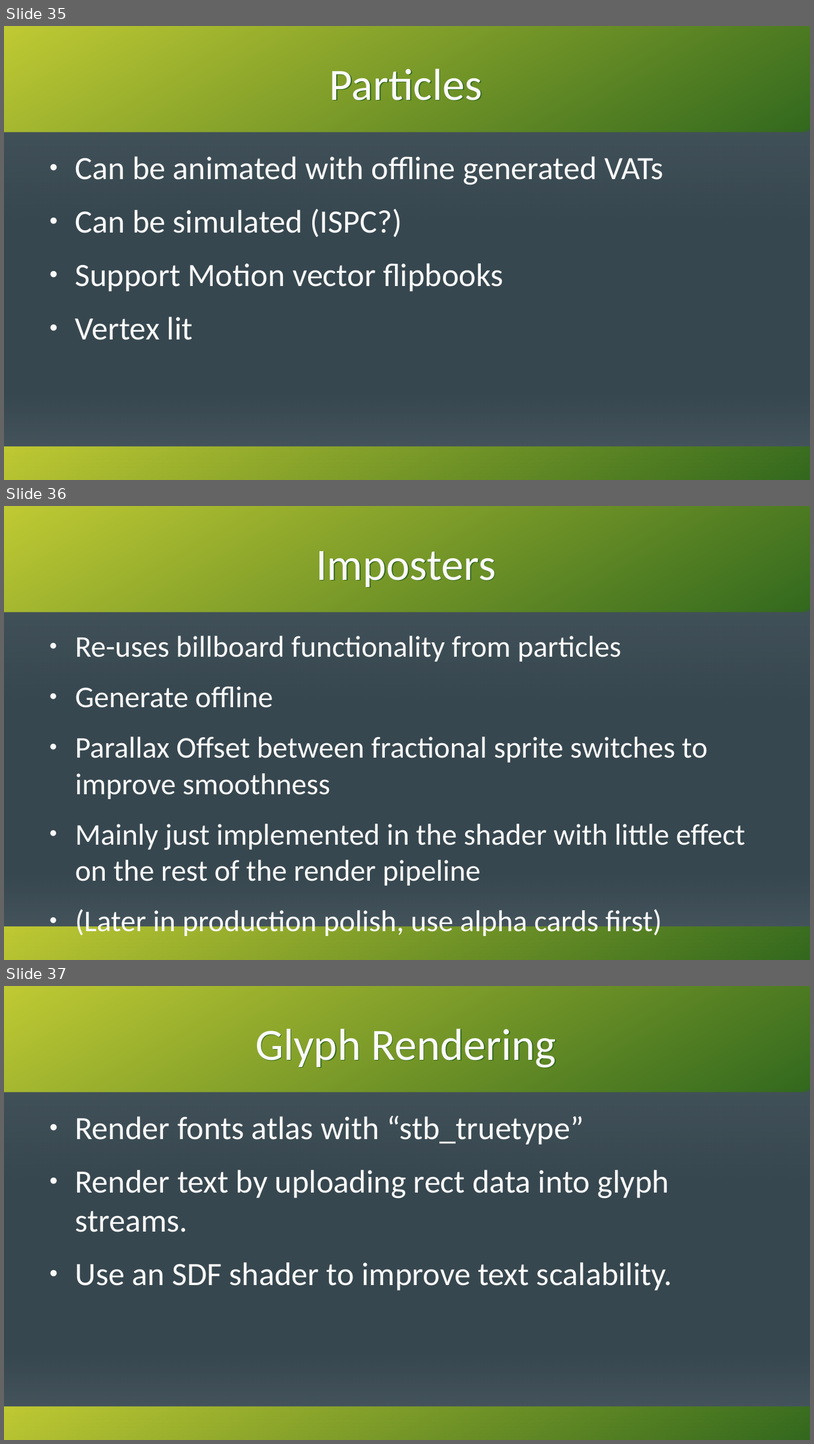
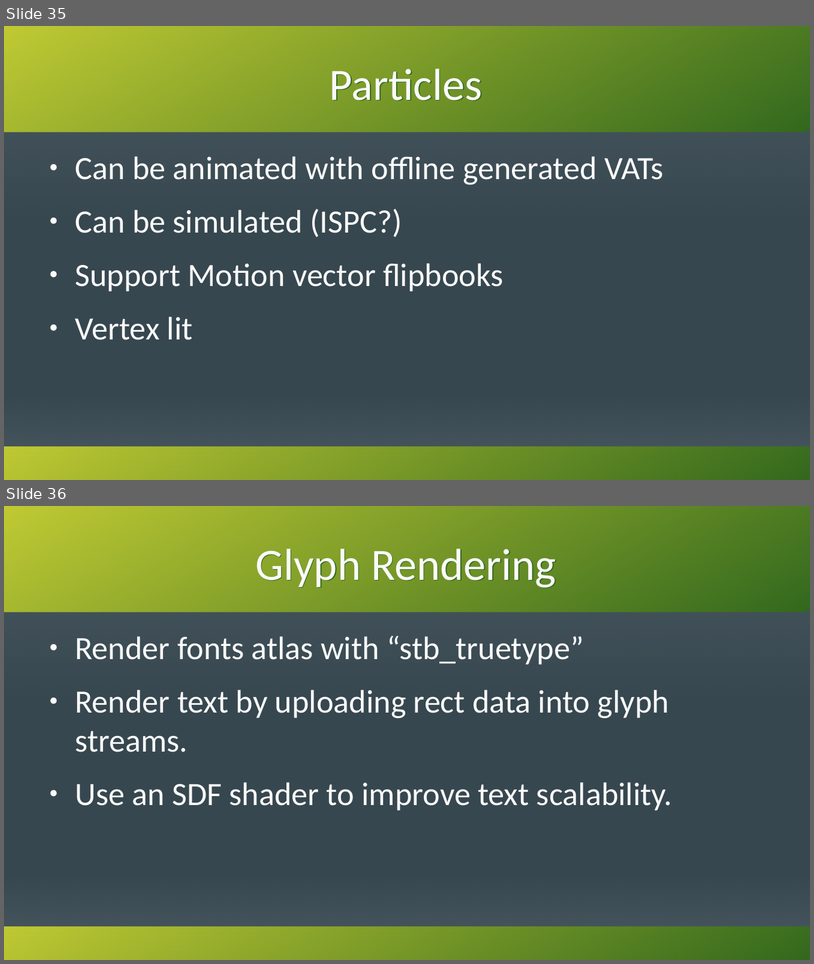
Before and after one commit to KenzieMac130/CitrusToolbox, a slide deck: docs/MovingToGpuDrivenRendering.odp. Shown one above the other, each under a label of ours: slides 35, 36 and 37 before the commit, slides 35 and 36 after it. The pictures are 814x1444 and 814x964 pixels, drawn with LibreOffice and Linux fonts; fonts in the diff are those of the drawing. Boxes give left, top, right and bottom in pixels: in the first picture for what was removed or moved away, otherwise in the second. Text is boxed around its words. In the diff, an @@ line names an element or a change of style, - is before the commit and + after.

```diff
--- a/docs/MovingToGpuDrivenRendering.odp
+++ b/docs/MovingToGpuDrivenRendering.odp
@@ slide 36 removed at (4, 506, 810, 960), background #37474F; not listed: 4 template elements that a slide beside it also shows @@
@@ title removed at (316, 551, 496, 588) @@
-Imposters
@@ text removed at (75, 636, 746, 938) @@
-● Re-uses billboard functionality from particles
-● Generate offline
-● Parallax Offset between fractional sprite switches to improve smoothness
-● Mainly just implemented in the shader with little effect on the rest of the render pipeline
-● (Later in production polish, use alpha cards first)
@@ what was slide 37 is now slide 36 @@
```
Also in this commit, not shown: 7 slides changed, 2 slides added, 2 other slides removed, 30 other files.
